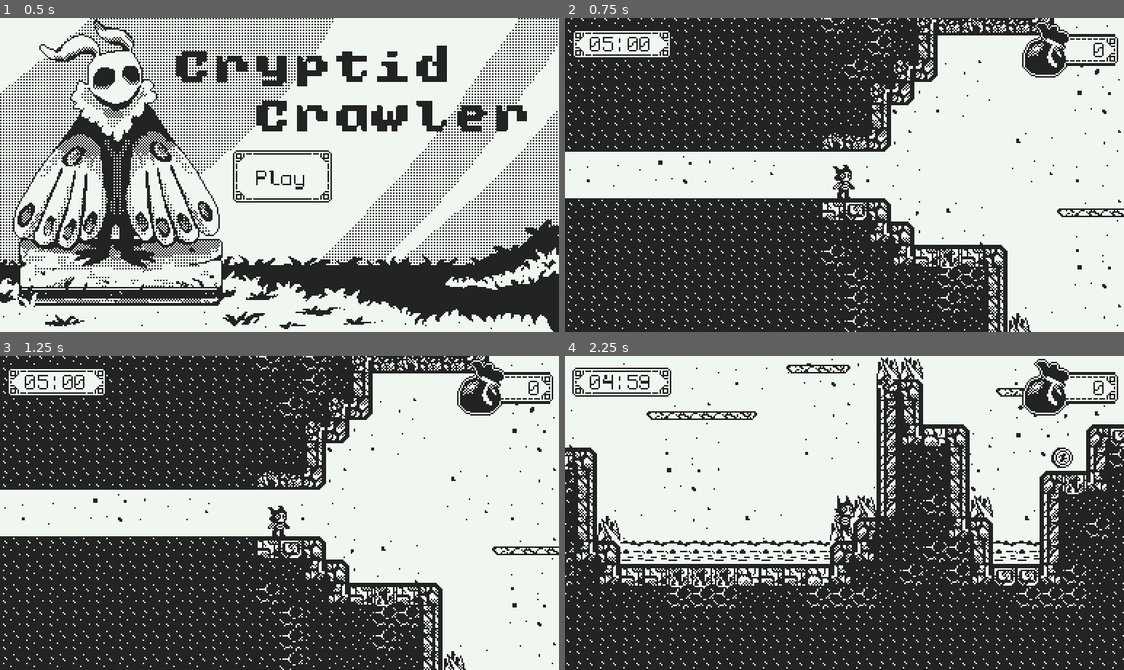
Above: before the commit, frames 1-4 (two rows, left to right).
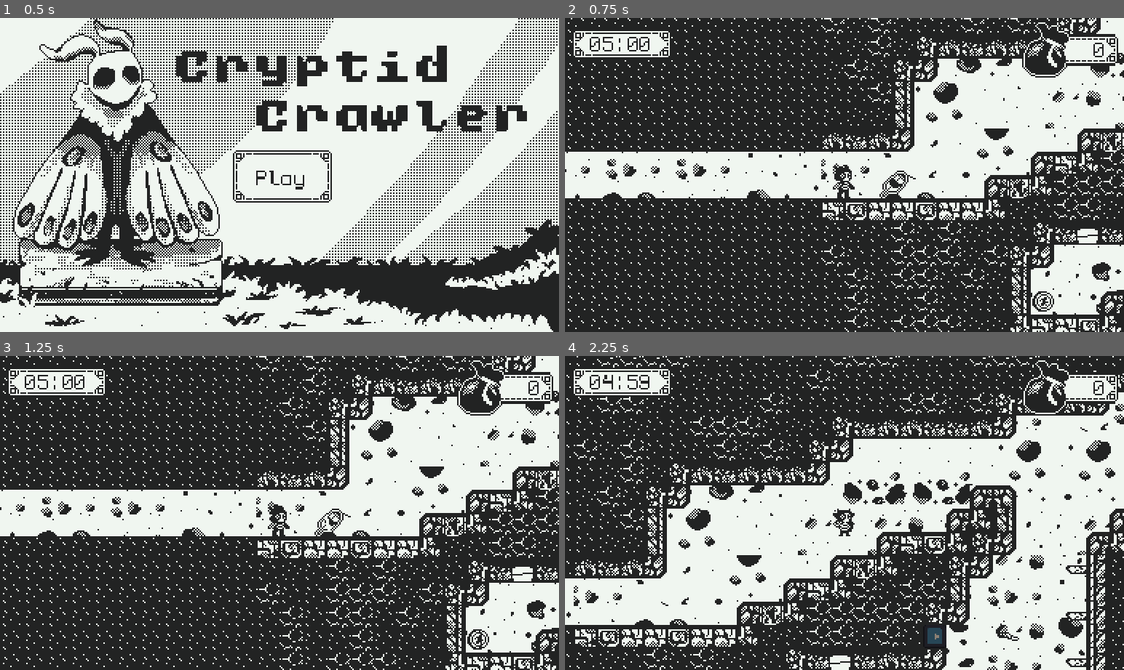
Above: after the commit, the same moments.

Repository: SpeedOfSmell/cryptid-caper
Game: Godot game, scene res://assets/game/game_manager.tscn
Same seed, same stepped clock (60 frames per second), same inputs: the game is played once before the commit and once after it. The engine's default icon, where the game draws it, is replaced by a stand-in: a white triangle on a blue panel in a dark square.
Inputs (mouse positions are in pixels of both pictures, inside the frame that each line leads up to):
- Up to frame 1 (0.5 s): no input
- Up to frame 2 (0.75 s): click "Play" at 0.5 s
- Up to frame 3 (1.25 s): no input
- Up to frame 4 (2.25 s): tap Enter at 1.25 s; move the mouse to (967, 497) at 1.27 s; hold D (walk_right) from 1.28 s (still down); tap Shift (dash) at 1.35 s; tap Space (jump) at 1.52, 1.55, 1.82, 2.1 s; move the mouse to (732, 528) at 2.02 s

Frame 1 is identical in both runs. In frame 2, 16% of the frame differs, in the area x 0-100%, y 0-100%; in frame 3, 16%; in frame 4, 54%.

Commit message:
take difficulty into account when generating rooms

Diff:
--- a/assets/game/game_screen/chunks/chunk_library.gd
+++ b/assets/game/game_screen/chunks/chunk_library.gd
@@ -3,15 +3,50 @@
 
 @export var types: Array[ChunkType]
 
-func pick_chunk(chunk_type: StringName, can_double_jump: bool, can_dash: bool) -> PackedScene:
+func pick_chunk(chunk_type: StringName, can_double_jump: bool, can_dash: bool, remaining_difficulty_budget: int, rng: RandomNumberGenerator) -> ChunkTemplate:
 	for type: ChunkType in types:
 		if type.type_name == chunk_type:
-			# exclude templates that require abilities the player does not have
-			type.templates.filter(
-				func(t: ChunkTemplate):
-					return (can_double_jump or t.requires_double_jump == false) and (can_dash or t.requires_dash == false)
-			)
-			return type.templates.pick_random().chunk_scene
+			var available_templates: Array[ChunkTemplate] = []
+			for template: ChunkTemplate in type.templates:
+				# Exclude templates that require abilities the player does not have.
+				if not can_double_jump and template.requires_double_jump:
+					continue
+				if not can_dash and template.requires_dash:
+					continue
+				available_templates.append(template)
+
+			assert(not available_templates.is_empty(), "Chunk type has no templates available for the player's abilities")
+
+			# Always keep a difficulty-1 option when the budget is exhausted. If a
+			# type has no difficulty-1 variant, fall back to its easiest variant.
+			var difficulty_limit := maxi(remaining_difficulty_budget, 1)
+			var affordable_templates: Array[ChunkTemplate] = []
+			for template: ChunkTemplate in available_templates:
+				if template.difficulty <= difficulty_limit:
+					affordable_templates.append(template)
+
+			if affordable_templates.is_empty():
+				var easiest_difficulty := available_templates[0].difficulty
+				for template: ChunkTemplate in available_templates:
+					easiest_difficulty = mini(easiest_difficulty, template.difficulty)
+				for template: ChunkTemplate in available_templates:
+					if template.difficulty == easiest_difficulty:
+						affordable_templates.append(template)
+
+			return _pick_weighted_template(affordable_templates, rng)
 
 	assert(false, "Attempted to get a chunk type that does not exist")
 	return null
+
+func _pick_weighted_template(templates: Array[ChunkTemplate], rng: RandomNumberGenerator) -> ChunkTemplate:
+	var total_weight := 0.0
+	for template: ChunkTemplate in templates:
+		total_weight += 1.0 / maxf(float(template.difficulty), 1.0)
+
+	var roll := rng.randf() * total_weight
+	for template: ChunkTemplate in templates:
+		roll -= 1.0 / maxf(float(template.difficulty), 1.0)
+		if roll < 0.0:
+			return template
+
+	return templates.back()
--- a/assets/game/game_screen/chunks/chunk_types/chunk_template.gd
+++ b/assets/game/game_screen/chunks/chunk_types/chunk_template.gd
@@ -3,6 +3,6 @@
 
 @export var requires_double_jump: bool
 @export var requires_dash: bool
-@export_range(1, 5) var difficulty: int
+@export_range(1, 5) var difficulty: int = 1
 
 @export var chunk_scene: PackedScene
--- a/assets/game/game_screen/room_manager/room_generator.gd
+++ b/assets/game/game_screen/room_manager/room_generator.gd
@@ -32,6 +32,7 @@
 	var require_double_jump = room_id >= DOUBLE_JUMP_UNLOCK_LEVEL
 	var require_dash = room_id >= DASH_UNLOCK_LEVEL
 	var artifact_budget = 200
+	var difficulty_budget = 20
 
 	var room_size := Vector2i(3 + floori(room_id / ROOM_HORIZONTAL_SIZE_INCREASE_FREQUENCY), 1 + floori((room_id - 2) / ROOM_VERTICAL_SIZE_INCREASE_FREQUENCY))
 	var chunk_type_map: Array[Array] = _initialize_chunk_map(room_size.x, room_size.y)
@@ -46,7 +47,7 @@
 	var artifact_map = _generate_artifact_map(chunk_type_map, artifact_budget)
 
 	var chunk_map: Array[Array] = _initialize_chunk_map(room_size.x, room_size.y)
-	_populate_chunk_map(chunk_type_map, chunk_map, require_double_jump, require_dash)
+	_populate_chunk_map(chunk_type_map, chunk_map, require_double_jump, require_dash, difficulty_budget)
 
 	var room: Room = _room_scene.instantiate()
 	room.tilemap = room.get_node("TileMapLayer")
@@ -348,13 +349,16 @@
 
 	return available_chunks
 
-func _populate_chunk_map(chunk_type_map: Array[Array], chunk_map: Array[Array], require_double_jump: bool, require_dash: bool):
+func _populate_chunk_map(chunk_type_map: Array[Array], chunk_map: Array[Array], require_double_jump: bool, require_dash: bool, difficulty_budget: int):
 	assert(chunk_type_map.size() == chunk_map.size(), "Chunk map does not have same dimensions as chunk type map")
+	var remaining_difficulty_budget := difficulty_budget
 
 	for y in range(chunk_type_map.size()):
 		for x in range(chunk_type_map[y].size()):
 			if chunk_type_map[y][x] != null:
-				chunk_map[y][x] = _chunk_library.pick_chunk(chunk_type_map[y][x], require_double_jump, require_dash)
+				var template := _chunk_library.pick_chunk(chunk_type_map[y][x], require_double_jump, require_dash, remaining_difficulty_budget, _rng)
+				chunk_map[y][x] = template.chunk_scene
+				remaining_difficulty_budget -= template.difficulty
 
 func _spawn_chunks(chunk_map: Array[Array], artifact_map: Array[Array], target_room: Room, starting_coords: Vector2i, ending_coords: Vector2i, spawn_relic: RelicType):
 	for y in range(chunk_map.size()):
--- a/assets/game/game_screen/room_manager/room_manager.gd
+++ b/assets/game/game_screen/room_manager/room_manager.gd
@@ -14,7 +14,7 @@
 var _current_room: Room
 var _player: CharacterBody2D
 var _transition_pending := false
-var _next_room_id := 1
+var _next_room_id := 20
 var _fade_tween: Tween
 
 @onready var _room_generator: RoomGenerator = $"Room Generator"
